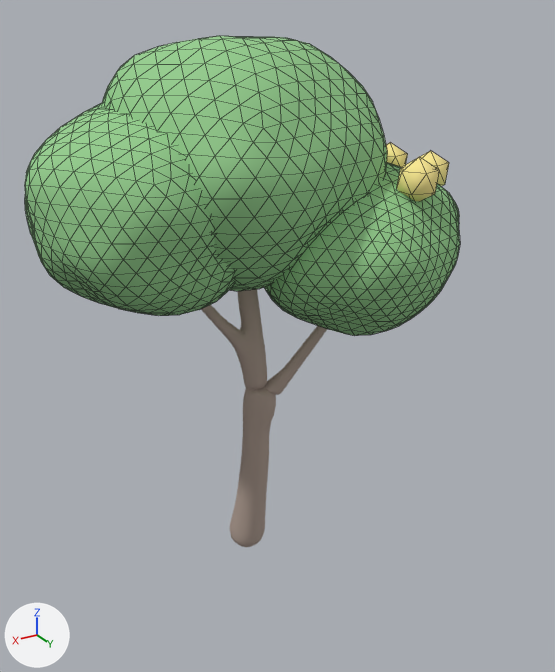
The glTF model public/models/trees/tree_sapling_0.glb: old version first, new version second.
The view is the same before and after, from a 50 mm camera at (1.24, 2.33, 2.07) aimed at (-0.03, 0.21, 1.02). The lights are fixed; the arrows at lower left show +X, +Y and +Z. The older version comes first. Mesh edges are drawn as thin lines on the coarser meshes.

Objects in the first picture: 'blossom', 'leaf_0', 'leaf_1', 'leaf_2', 'trunk'.
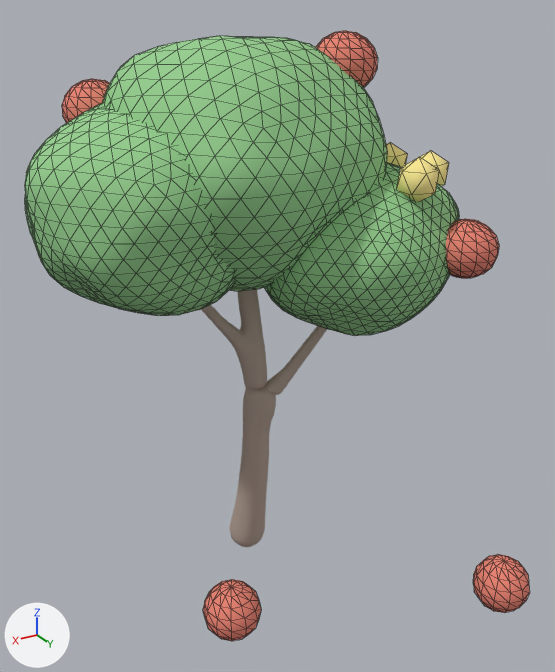
The change in detail:
Material 'fruit' (mat_fruit) is new.
Its base color is (0.84, 0.23, 0.17) (red #ec8473).
Its roughness is 0.9.
Mesh me_sphere_003 is new.
It consists of a UV sphere (12 segments, 8 rings, poles along z) spanning x -0.104..0.104, y -0.104..0.104, z -0.104..0.104; a UV sphere (12 segments, 8 rings, poles along z) spanning x 0.823..1.032, y -0.5..-0.291, z -0.104..0.104.
It uses material mat_fruit (red #ec8473).
Mesh me_sphere_002 is new.
It is a UV sphere (14 segments, 9 rings, poles along z) spanning x -0.695..-0.484, y 0.405..0.622, z 1.223..1.421.
It uses material mat_fruit (red #ec8473).
Mesh me_sphere_001 is new.
It is a UV sphere (14 segments, 9 rings, poles along z) spanning x 0.284..0.495, y -0.376..-0.159, z 1.654..1.852.
It uses material mat_fruit (red #ec8473).
Mesh me_sphere is new.
It is a UV sphere (14 segments, 9 rings, poles along z) spanning x -0.443..-0.232, y 0.024..0.241, z 1.801..1.999.
It uses material mat_fruit (red #ec8473).
Object 'fallen' (ob_fallen) is new; it shows me_sphere_003.
Its location is (-0.654, 0.803, 0.088).
Object 'fruit_2' (ob_fruit_2) is new; it shows me_sphere_002.
Its location is (0.0, 0.0, 0.0).
Object 'fruit_1' (ob_fruit_1) is new; it shows me_sphere_001.
Its location is (0.0, 0.0, 0.0).
Object 'fruit_0' (ob_fruit_0) is new; it shows me_sphere.
Its location is (0.0, 0.0, 0.0).

What differs and where, as boxes (x1, y1, x2, y2) in the pictures (555 x 672 px):
'fallen', added (red)
    after: (203, 554, 530, 641)
'fruit_2', added (red)
    after: (446, 219, 499, 279)
'fruit_0', added (red)
    after: (316, 31, 378, 87)
'fruit_1', added (red)
    after: (62, 79, 109, 123)
